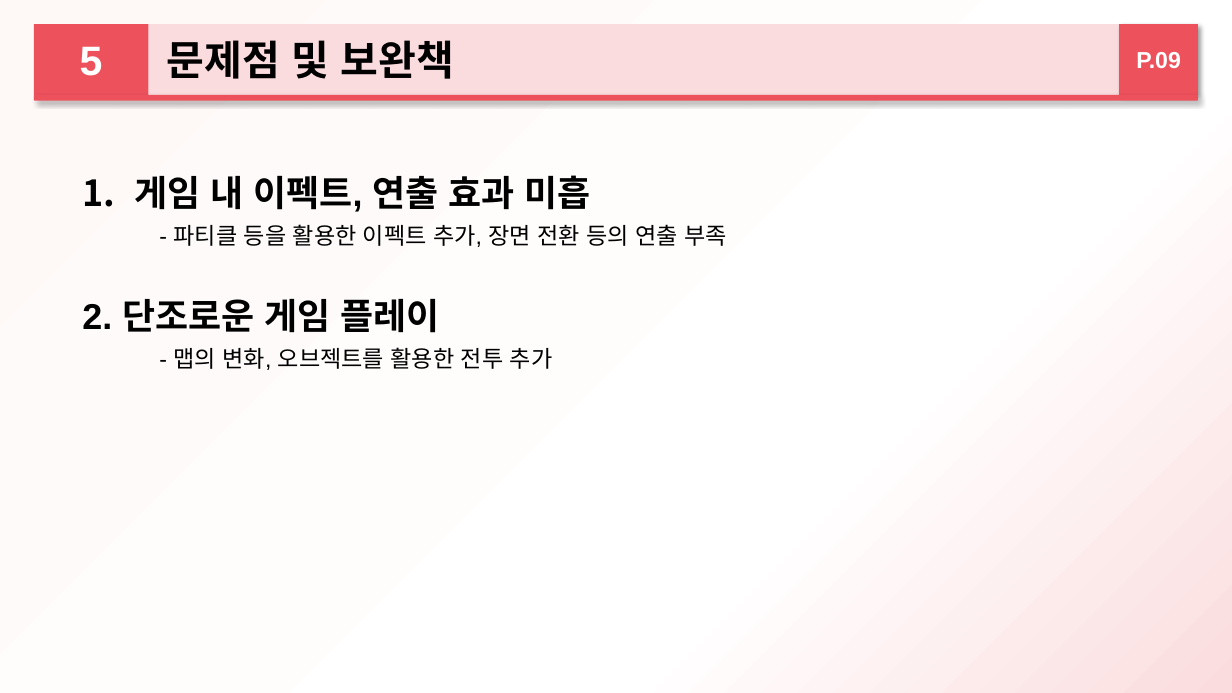
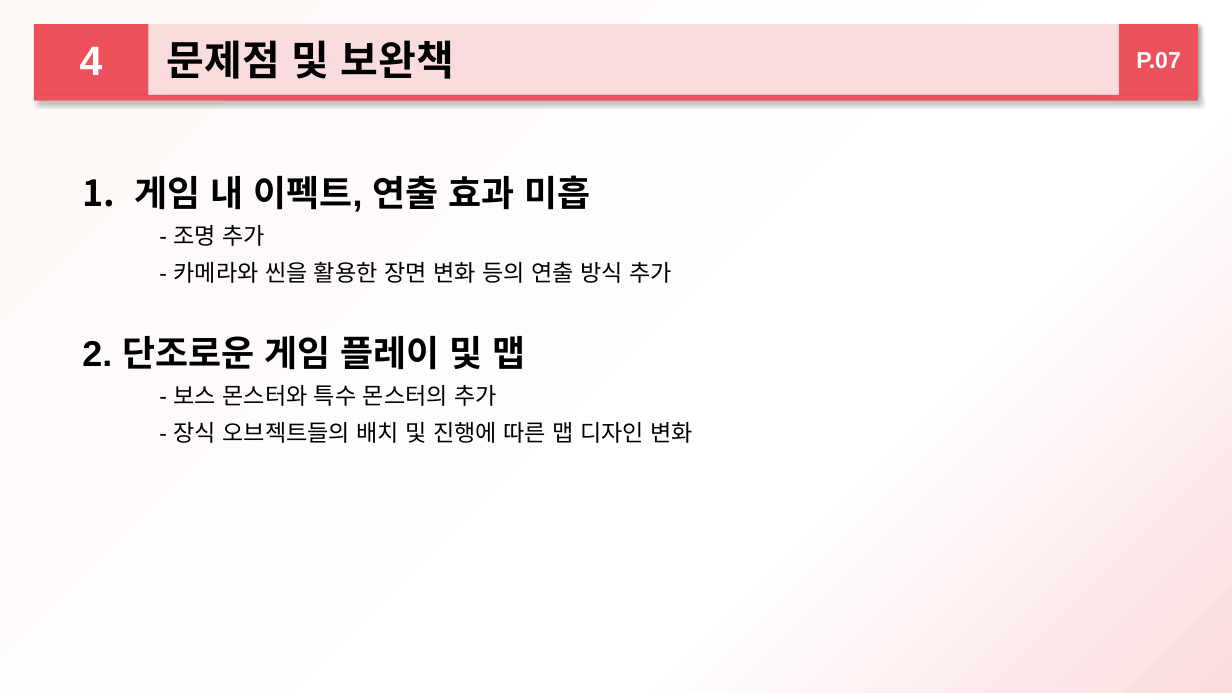
Before and after one commit to 2015184012Bang/KPU_TeamProject, a slide deck: slide 7 of ProjectPlan/중간발표/하트비트_방종혁_장규현_김명규.pptx (slide 9 before the commit). Drawn at 1232x693 pixels with LibreOffice and Linux fonts; fonts in the diff are those of the drawing. Boxes give left, top, right and bottom in pixels: in the first picture for what was removed or moved away, otherwise in the second. Text is boxed around its words. In the diff, an @@ line names an element or a change of style, - is before the commit and + after.

```diff
--- a/ProjectPlan/중간발표/하트비트_방종혁_장규현_김명규.pptx
+++ b/ProjectPlan/중간발표/하트비트_방종혁_장규현_김명규.pptx
@@ text in rectangle at (80, 46, 103, 75): text changed @@
-5
+4
@@ text in rectangle at (1136, 52, 1181, 68): text changed @@
-P.09
+P.07
@@ text at (82, 225, 693, 443): text changed @@
-- 파티클 등을 활용한 이펙트 추가, 장면 전환 등의 연출 부족
-2. 단조로운 게임 플레이
-- 맵의 변화, 오브젝트를 활용한 전투 추가
+- 조명 추가
+- 카메라와 씬을 활용한 장면 변화 등의 연출 방식 추가
+2. 단조로운 게임 플레이 및 맵
+- 보스 몬스터와 특수 몬스터의 추가
+- 장식 오브젝트들의 배치 및 진행에 따른 맵 디자인 변화
```
Also in this commit, not shown: 7 other slides changed, 3 slides added, 3 slides removed.
